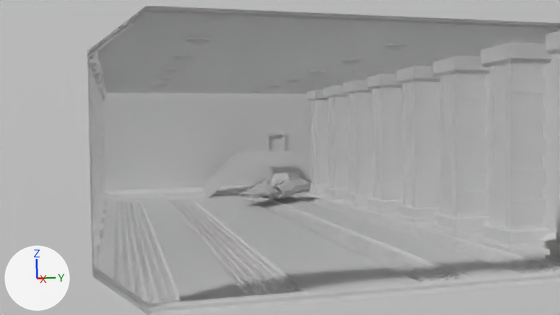
A saved change to the Blender file SeniorCapstone/SeniorCapstoneFighterVersion/HangarBay.blend.
The view is the same before and after, from the file's camera 'Camera'. The axes (+X, +Y, +Z) are drawn at lower left. The lights are the same throughout.

The older version as bpy lines, for what is in view:
```python
me_cube_003 = bpy.data.meshes.new('Cube.003')
me_cube_003.from_pydata(...)  # 292 vertices, 286 faces; spans x -1.0..1.0, y 7.7..10.27, z -1.0..7.08
me_cube_004 = bpy.data.meshes.new('Cube.004')
me_cube_004.from_pydata(...)  # 44 vertices, 31 faces; spans x 0.0..0.53, y 0.0..9.74, z -0.58..8.24
me_plane_001 = bpy.data.meshes.new('Plane.001')
me_plane_001.from_pydata(...)  # 104 vertices, 100 faces; spans x 14.68..16.6, y 1.72..3.64, z 0.14..0.27
me_plane_001.polygons.foreach_set('use_smooth', [True] * 100)
ob_entrance = bpy.data.objects.new('Entrance', me_cube_004)
ob_entrance.location = (16.75, 0.0, 0.0)
_m = ob_entrance.modifiers.new('Mirror', 'MIRROR')
_m.use_axis = (True, True, False)
_m.use_clip = True
ob_framing = bpy.data.objects.new('Framing', me_cube_003)
ob_framing.location = (13.23, 0.0, 0.9)
_m = ob_framing.modifiers.new('Array', 'ARRAY')
_m.count = 8
_m.constant_offset_displace = (0.0, 0.0, 0.0)
_m.relative_offset_displace = (-2.0, 0.0, 0.0)
_m = ob_framing.modifiers.new('Mirror', 'MIRROR')
_m.use_axis = (False, True, False)
ob_grating = bpy.data.objects.new('Grating', me_plane_001)
ob_grating.location = (0.0, 0.0, -0.33)
_m = ob_grating.modifiers.new('Array', 'ARRAY')
_m.count = 120
_m.constant_offset_displace = (0.0, 0.0, 0.0)
_m.relative_offset_displace = (-0.16, 0.0, 0.0)
_m = ob_grating.modifiers.new('Array.001', 'ARRAY')
_m.constant_offset_displace = (0.0, 0.0, 0.0)
_m.relative_offset_displace = (0.0, 1.9, 0.0)
_m = ob_grating.modifiers.new('Mirror', 'MIRROR')
_m.use_axis = (False, True, False)
# also in view: 'Stairs' at (-15.8, 2.6, 1.6); 'Lights' at (-2.1, 0.0, 8.0); 'FighterChassis_Plane.003' at (-9.9, 3.4, 1.1); 'BaseHangar' at (-1.8, 0.0, 3.6)
```
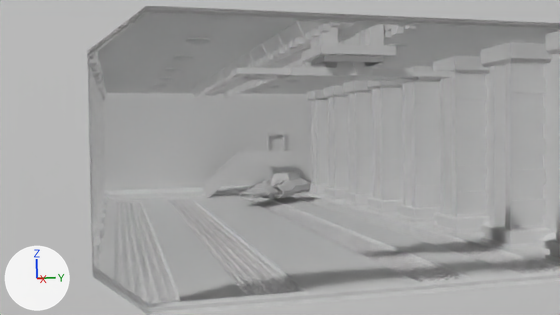
Commit message: little bit more work on the hangar bay.

Where the change shows, as pixel boxes (x1, y1, x2, y2) in the pictures (560 x 315 px):
'CraneHOlder', added: after (191, 21, 416, 98)
'Cylinder', added: after (231, 62, 455, 82)
'Cube', added: after (301, 24, 396, 67)

The change, as a diff of the scene's bpy script:
```diff
--- a/SeniorCapstone/SeniorCapstoneFighterVersion/HangarBay.blend.py
+++ b/SeniorCapstone/SeniorCapstoneFighterVersion/HangarBay.blend.py
@@ me_cube @@
+me_cube.from_pydata(...)  # 122 vertices, 112 faces; spans x -1.0..1.4, y 0.0..1.5, z 0.3..1.1
@@ me_cube_001 @@
+me_cube_001.from_pydata(...)  # 80 vertices, 70 faces; spans x -1.0..1.0, y 0.0..1.18, z 0.54..1.78
@@ me_cylinder_001 @@
+me_cylinder_001.from_pydata(...)  # 65 vertices, 58 faces; spans x -0.91..0.91, y 0.0..3.58, z 0.22..0.84
@@ ob_craneholder @@
+ob_craneholder = bpy.data.objects.new('CraneHOlder', me_cube)
+ob_craneholder.location = (13.51, 0.0, 7.2)
+_m = ob_craneholder.modifiers.new('Mirror', 'MIRROR')
+_m.use_axis = (False, True, False)
+_m.use_clip = True
+_m = ob_craneholder.modifiers.new('Array', 'ARRAY')
+_m.count = 13
+_m.constant_offset_displace = (0.0, 0.0, 0.0)
+_m.relative_offset_displace = (-1.0, 0.0, 0.0)
@@ ob_cube @@
+ob_cube = bpy.data.objects.new('Cube', me_cube_001)
+ob_cube.location = (12.74, 0.0, 6.18)
+_m = ob_cube.modifiers.new('Mirror', 'MIRROR')
+_m.use_axis = (False, True, False)
+_m.use_clip = True
@@ ob_cylinder @@
+ob_cylinder = bpy.data.objects.new('Cylinder', me_cylinder_001)
+ob_cylinder.location = (12.59, 0.0, 6.02)
+_m = ob_cylinder.modifiers.new('Mirror', 'MIRROR')
+_m.use_axis = (False, True, False)
+_m.use_clip = True
```
